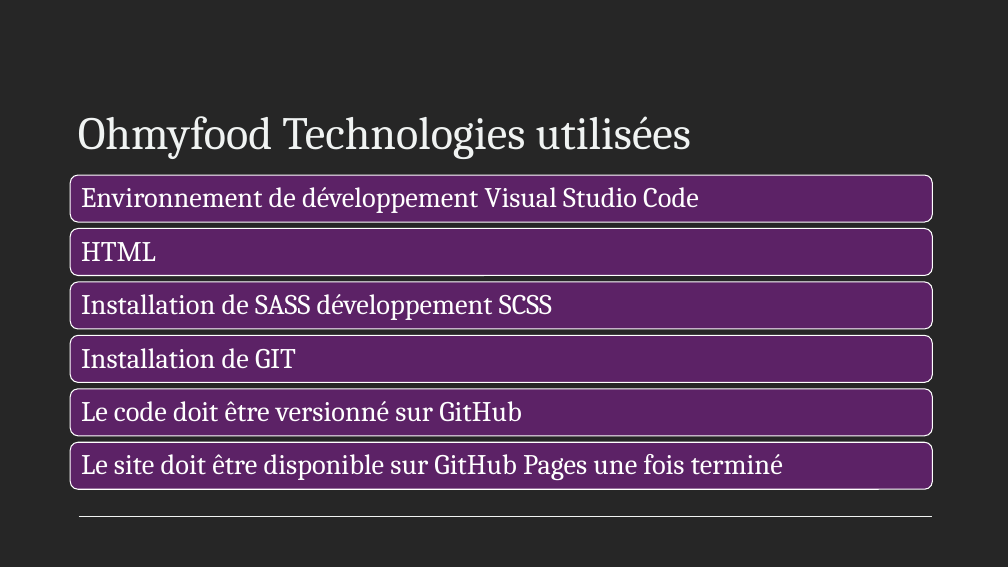
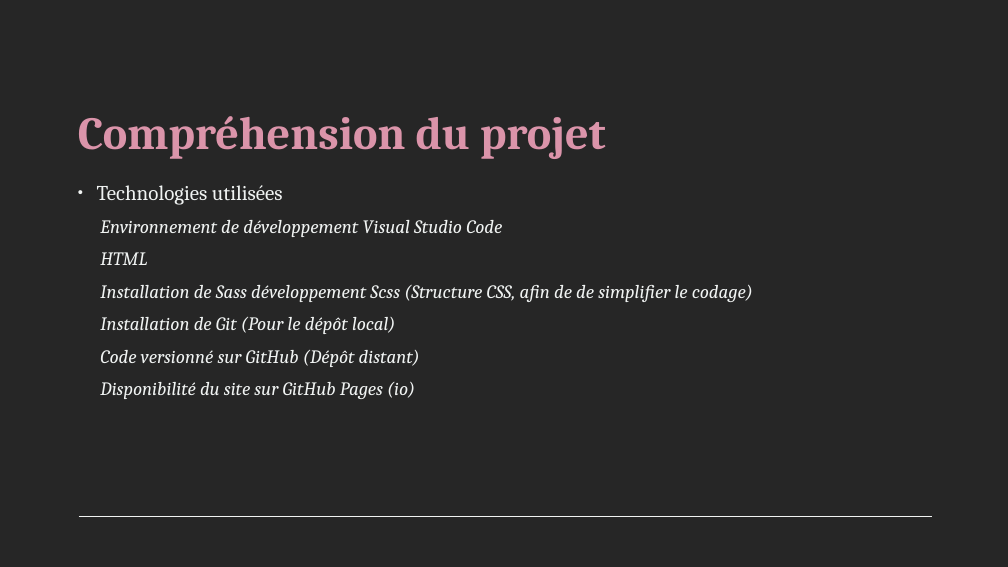
Before and after one commit to AlainBurwicz/Projet3ohmyfood, a slide deck: slide 7 of ohmyfood.pptx (slide 10 before the commit). Drawn at 1008x567 pixels with LibreOffice and Linux fonts; fonts in the diff are those of the drawing. Boxes give left, top, right and bottom in pixels: in the first picture for what was removed or moved away, otherwise in the second. Text is boxed around its words. In the diff, an @@ line names an element or a change of style, - is before the commit and + after.

```diff
--- a/ohmyfood.pptx
+++ b/ohmyfood.pptx
@@ title at (x1=78, y1=116, x2=606, y2=159): text changed; text colour #F0F3F2 to #DB94AA; bold on @@
-Ohmyfood Technologies utilisées
+Compréhension du projet
@@ text added at (x1=97, y1=185, x2=753, y2=399), 18 pt, text #F0F3F2, italic @@
+• Technologies utilisées
+  Environnement de développement Visual Studio Code
+  HTML
+  Installation de Sass développement Scss (Structure CSS, afin de de simplifier le codage)
+  Installation de Git (Pour le dépôt local)
+  Code versionné sur GitHub (Dépôt distant)
+  Disponibilité du site sur GitHub Pages (io)
@@ group removed at (x1=70, y1=175, x2=932, y2=489): 6 rounded rectangles, 6 texts @@
-Environnement de développement Visual Studio Code
-HTML
-Installation de SASS développement SCSS
-Installation de GIT
-Le code doit être versionné sur GitHub
-Le site doit être disponible sur GitHub Pages une fois terminé
```
Also in this commit, not shown: 5 other slides changed, 4 slides added, 7 slides removed, 5 other files.
